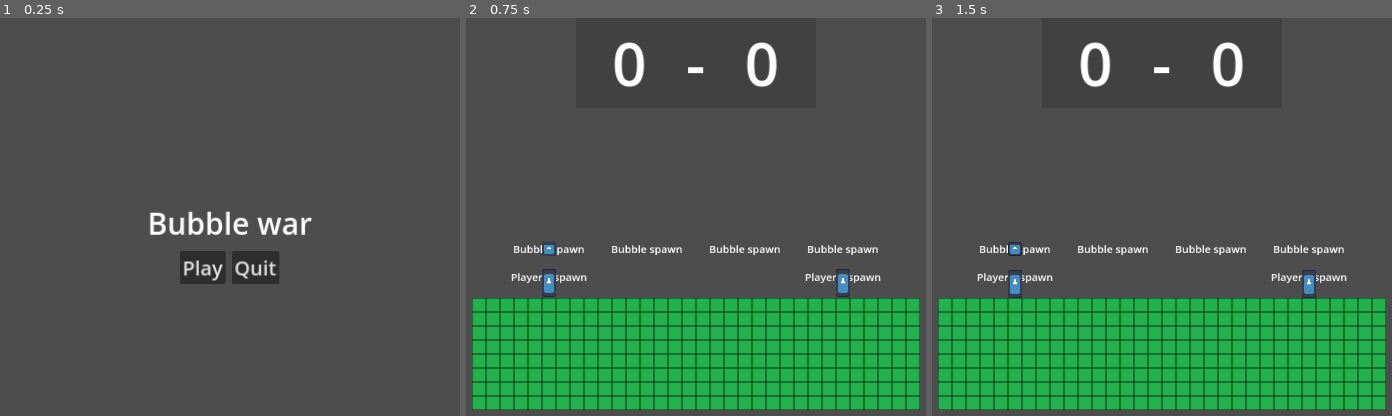
Above: before the commit, frames 1-3 (left to right).
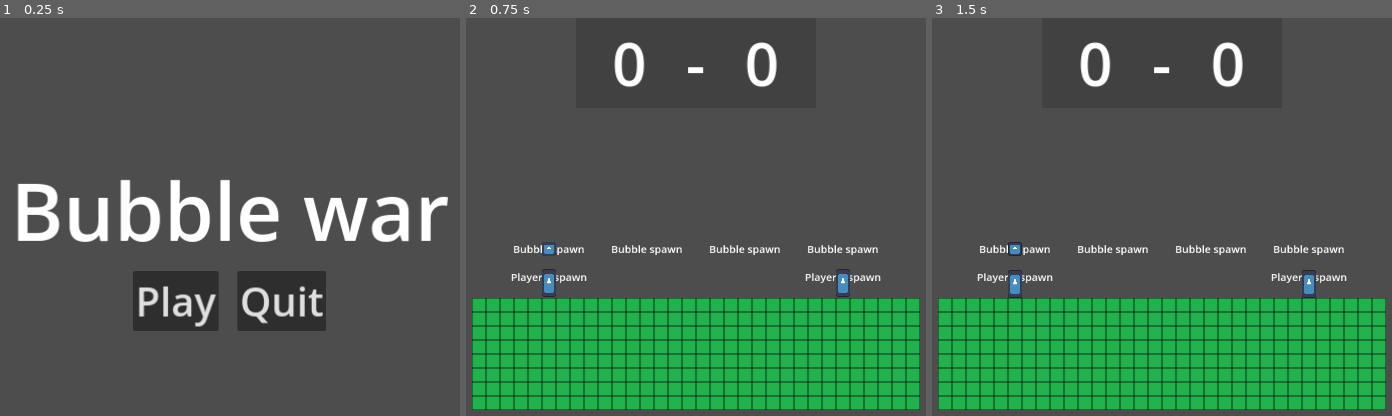
Above: after the commit, the same moments.

Repository: Frn1/GGJ-2025
Game: Godot game, scene res://scenes/main_menu.tscn
Two runs of this game, one before a commit and one after it. Both use one fixed random seed, a clock stepped at 60 frames per second and the inputs below. The engine's default icon, where the game draws it, is replaced by a stand-in: a white triangle on a blue panel in a dark square.
Inputs:
- Up to frame 1 (0.25 s): no input
- Up to frame 2 (0.75 s): click "Play" at 0.5 s
- Up to frame 3 (1.5 s): tap Enter at 1.25 s

The runs differ from the first frame. In frame 1, 12% of the frame differs, in the area x 3-98%, y 40-79%; in frame 2, nothing differs; in frame 3, nothing differs.

Commit message:
Fix title screen being too small

Diff:
--- a/scenes/main_menu.tscn
+++ b/scenes/main_menu.tscn
@@ -3,7 +3,7 @@
 [ext_resource type="Script" path="res://scenes/main_menu.gd" id="1_dq8jc"]
 
 [sub_resource type="LabelSettings" id="LabelSettings_vkqbu"]
-font_size = 48
+font_size = 128
 
 [node name="MainMenu" type="Control"]
 layout_mode = 3
@@ -34,18 +34,18 @@
 [node name="Buttons" type="HBoxContainer" parent="Items"]
 layout_mode = 2
 size_flags_horizontal = 4
-theme_override_constants/separation = 10
+theme_override_constants/separation = 30
 alignment = 1
 
 [node name="Play" type="Button" parent="Items/Buttons"]
 layout_mode = 2
-theme_override_font_sizes/font_size = 32
+theme_override_font_sizes/font_size = 64
 text = "Play"
 metadata/_edit_use_anchors_ = true
 
 [node name="Quit" type="Button" parent="Items/Buttons"]
 layout_mode = 2
-theme_override_font_sizes/font_size = 32
+theme_override_font_sizes/font_size = 64
 text = "Quit"
 metadata/_edit_use_anchors_ = true
 
